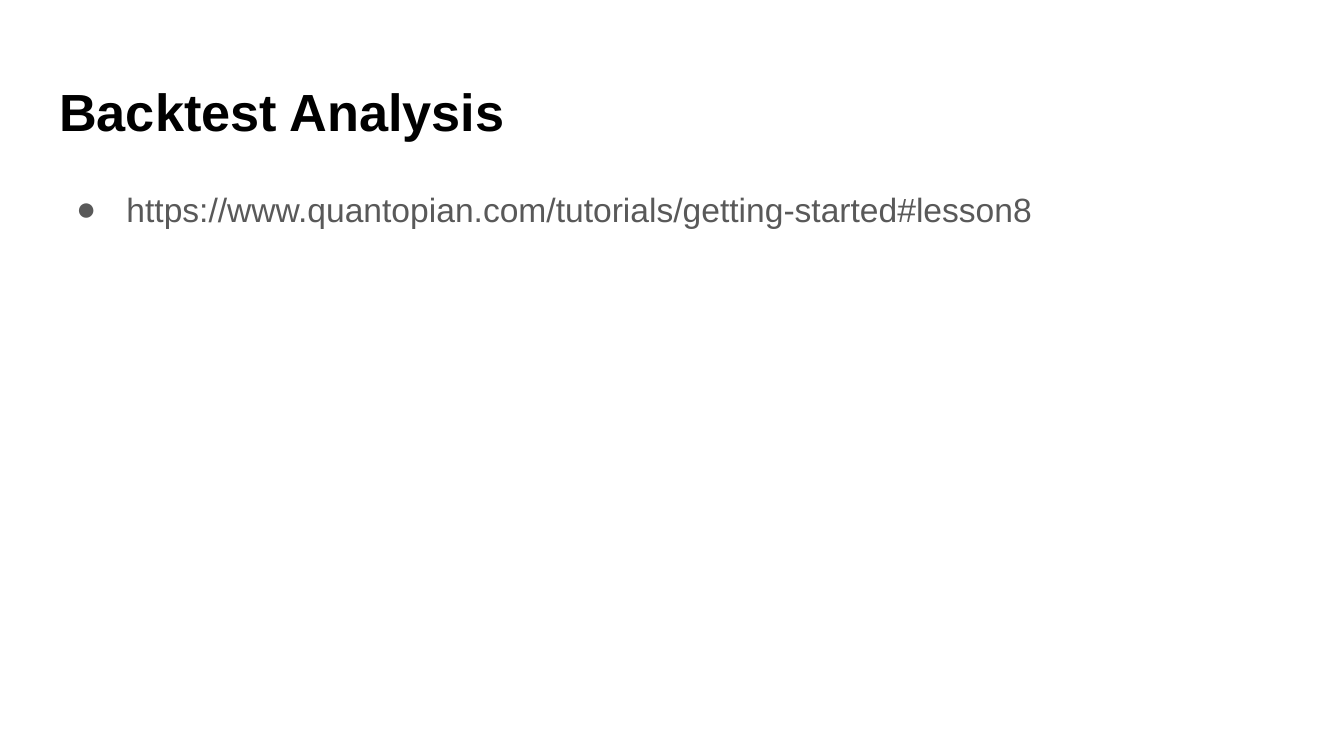
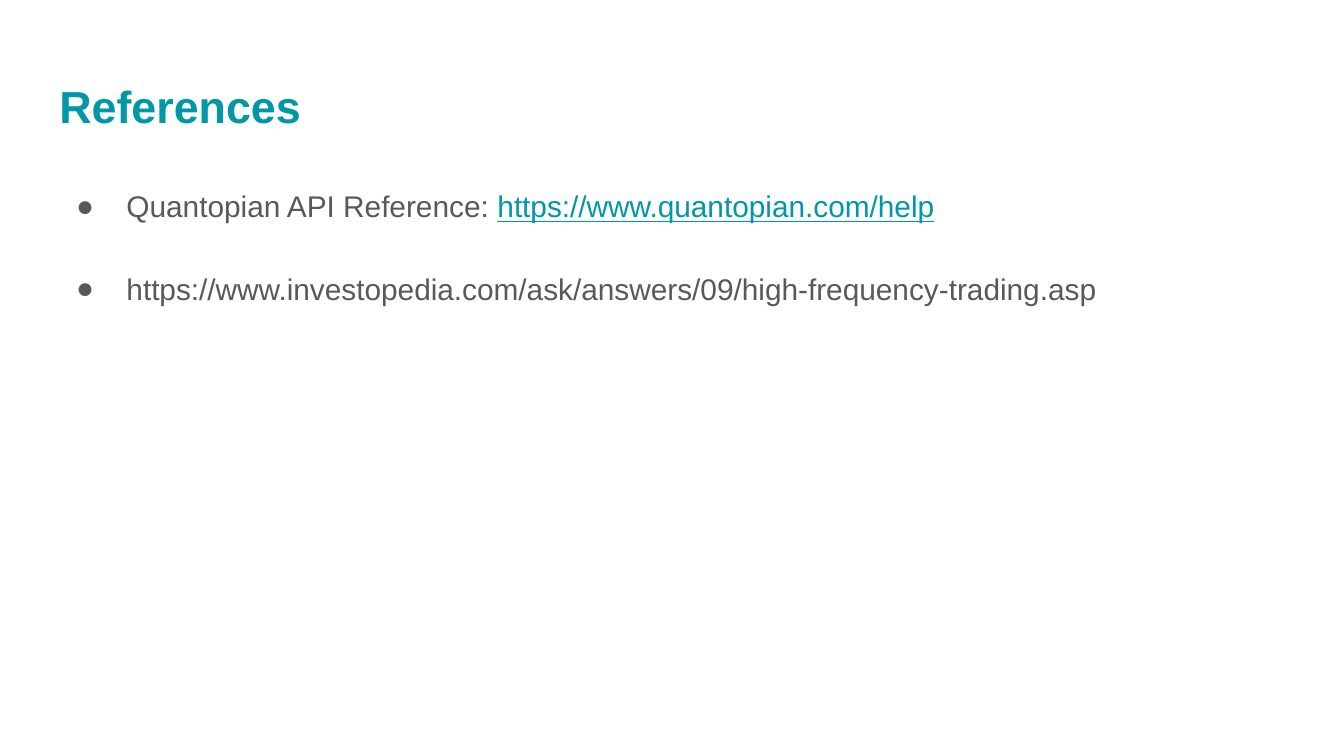
Before and after one commit to rajaharsha/Algorithm-Trading, a slide deck: slide 15 of PairTrading.pptx (slide 12 before the commit). Drawn at 1344x756 pixels with LibreOffice and Linux fonts; fonts in the diff are those of the drawing. Boxes give left, top, right and bottom in pixels: in the first picture for what was removed or moved away, otherwise in the second. Text is boxed around its words. In the diff, an @@ line names an element or a change of style, - is before the commit and + after.

```diff
--- a/PairTrading.pptx
+++ b/PairTrading.pptx
@@ title at [59,90,301,124]: text changed; size 28 to 24 pt; text colour #000000 to #0097A7 @@
-Backtest Analysis
+References
@@ text at [126,195,1096,305]: text changed; size 18 to 16 pt @@
-● https://www.quantopian.com/tutorials/getting-started#lesson8
+● Quantopian API Reference: https://www.quantopian.com/help
+● https://www.investopedia.com/ask/answers/09/high-frequency-trading.asp
```
Also in this commit, not shown: 12 other slides changed, 5 slides added, 1 slide removed, 3 other files.
